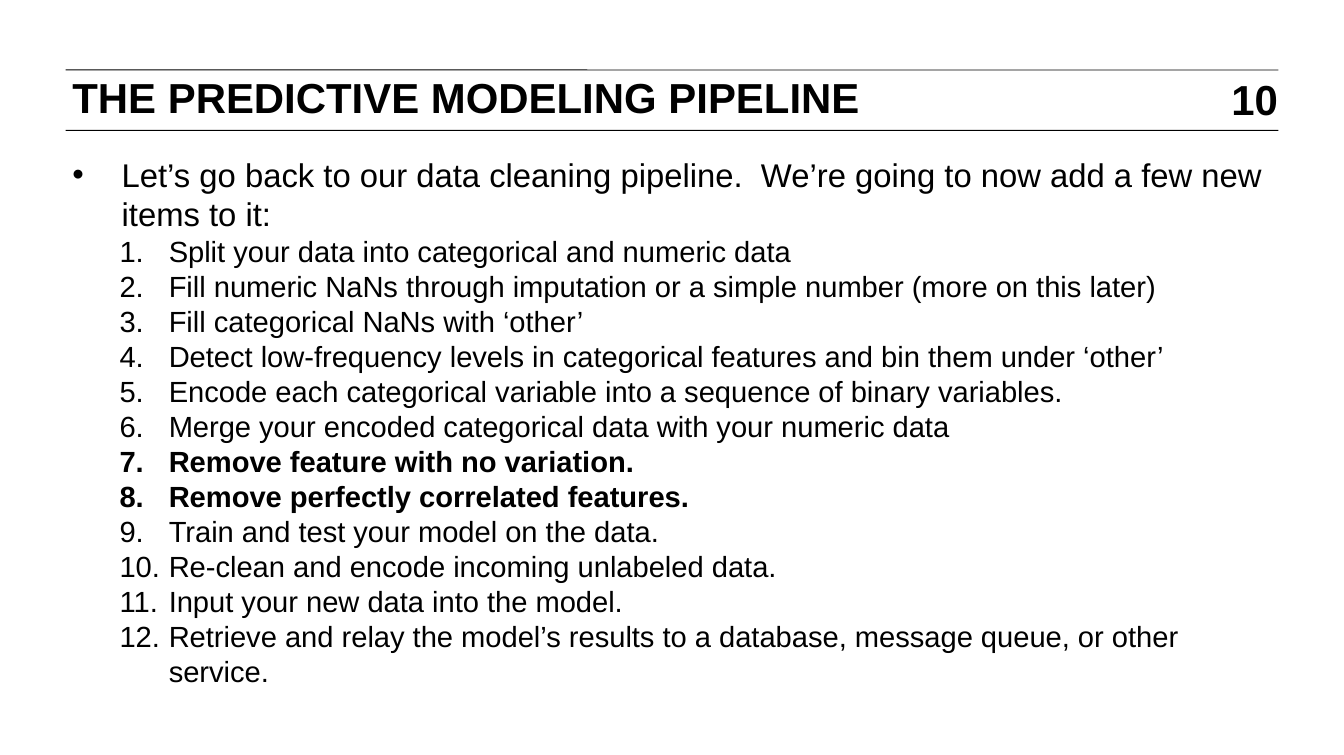
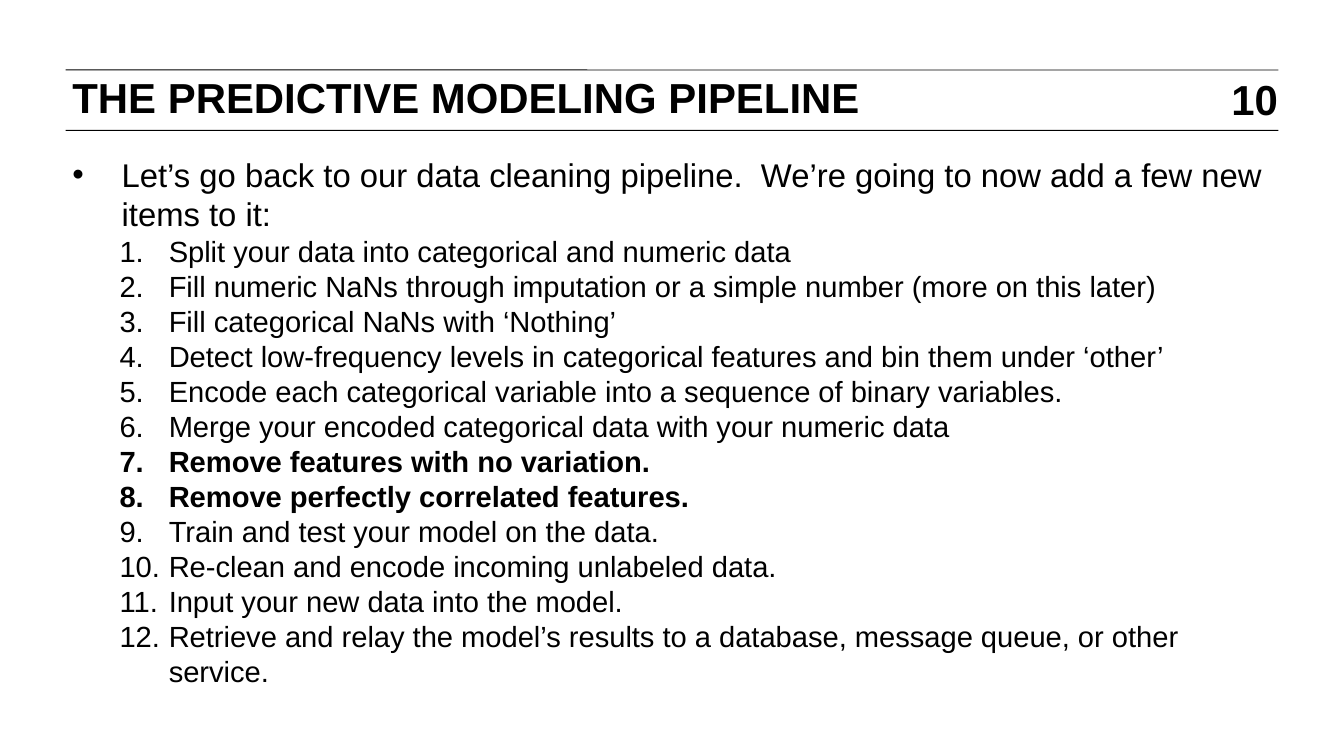
Before and after one commit to bbalin12/DAT5_BOS, a slide deck: slide 10 of slides/09_data_cleaning_and_manipulation.pptx. Drawn at 1344x755 pixels with LibreOffice and Linux fonts; fonts in the diff are those of the drawing. Boxes give left, top, right and bottom in pixels: in the first picture for what was removed or moved away, otherwise in the second. Text is boxed around its words. In the diff, an @@ line names an element or a change of style, - is before the commit and + after.

Commit message:
updating code and slides

```diff
--- a/slides/09_data_cleaning_and_manipulation.pptx
+++ b/slides/09_data_cleaning_and_manipulation.pptx
@@ text at (169, 311, 616, 338): text changed @@
-  3. Fill categorical NaNs with ‘other’
+  3. Fill categorical NaNs with ‘Nothing’
@@ text at (169, 451, 650, 473): text changed @@
-  7. Remove feature with no variation.
+  7. Remove features with no variation.
```
Also in this commit, not shown: 3 other slides changed, 2 other files.
